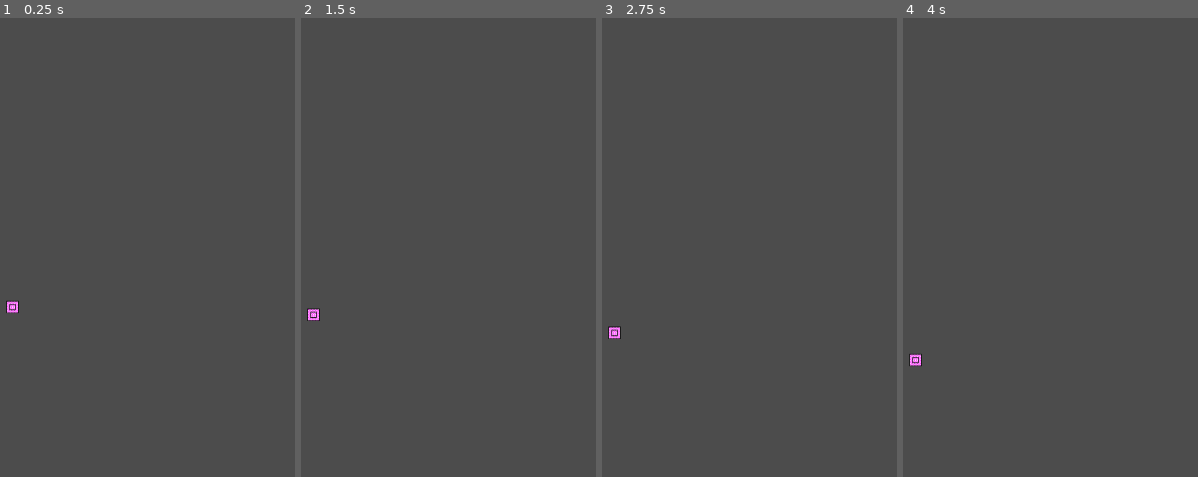
Above: before the commit, frames 1-4 (left to right).
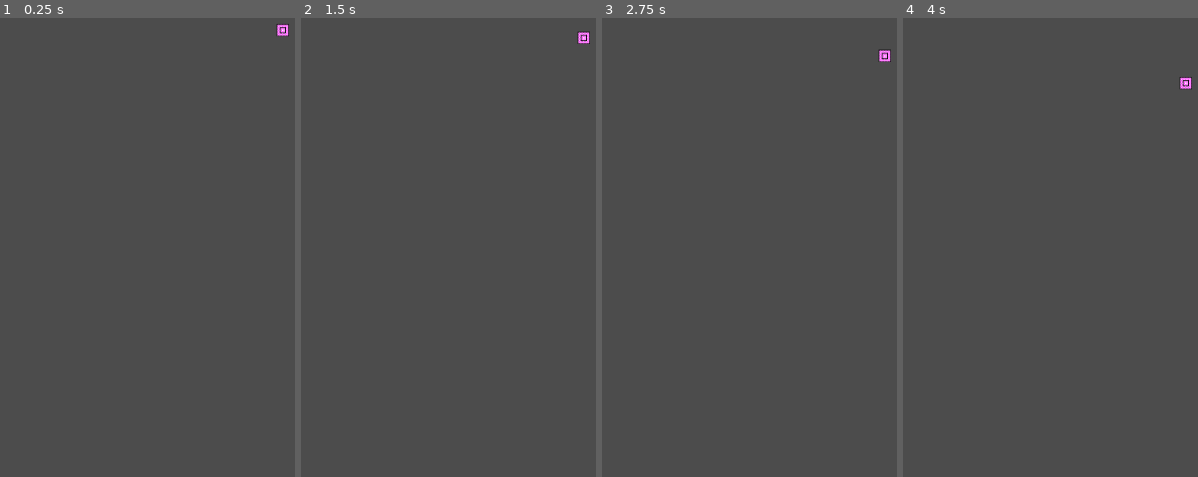
Above: after the commit, the same moments.

Repository: xFrednet/spaceship-factory
Game: Godot game, scene res://scene/space/space.tscn
Same seed, same stepped clock (60 frames per second), same inputs: the game is played once before the commit and once after it. This scene is started directly instead of the project's main scene.
Inputs:
- Up to frame 1 (0.25 s): no input
- Up to frame 2 (1.5 s): tap Enter at 0.5 s; tap Space at 1.25 s
- Up to frame 3 (2.75 s): tap Enter at 2 s
- Up to frame 4 (4 s): no input

The runs differ from the first frame. In frame 1, 0.2% of the frame differs, in the area x 2-98%, y 1-65%; in frame 2, 0.2%; in frame 3, 0.2%, in the area x 2-98%, y 6-70%; in frame 4, 0.2%.

Commit message:
Added a despawn timer for items, entities and nodes in general #37

Diff:
--- /dev/null
+++ b/entity/despawn_timer.gd
@@ -0,0 +1,27 @@
+extends Timer
+
+class_name DespawnTimer
+
+# This despawns (i.e. removes) the parent from the scene. This is done by
+# removing the parent and it's children from the tree and queueing it to be
+# freed.
+#
+# The timeout will first call on_despawn if the method exists. Note that
+# this doesn't stop the removement from the working tree. This is just ment for
+# animations and so on
+
+func _init(despawn_time: float):
+	connect("timeout", self, "_on_timeout")
+	set_wait_time(despawn_time)
+	set_autostart(true)
+
+func refresh_timer():
+	start(0)
+
+func _on_timeout():
+	var parent = get_parent()
+	if parent.has_method("on_despawn"):
+		parent.on_despawn()
+
+	parent.get_parent().remove_child(parent)
+	parent.queue_free()
--- a/entity/item_entity.gd
+++ b/entity/item_entity.gd
@@ -2,6 +2,7 @@
 class_name ItemEntity
 
 const COLLISION_RADIUS = 8.0
+const DESPAWN_TIMER = 100.0
 
 var _item_stack : ItemStack
 
@@ -19,3 +20,5 @@
 	shape.set_radius(COLLISION_RADIUS)
 	collision.set_shape(shape)
 	add_child(collision)
+
+	add_child(DespawnTimer.new(DESPAWN_TIMER))
--- a/entity/item_entity_spawner.gd
+++ b/entity/item_entity_spawner.gd
@@ -9,7 +9,7 @@
 func _ready():
 	pass
 
-func _process(delta):
+func _process(_delta):
 	var item_stack = ItemStack.new(_item_id, _count)
 	var item_entity = ItemEntity.new(item_stack)
 	item_entity.set_position(self.get_position())
--- a/project.godot
+++ b/project.godot
@@ -13,6 +13,11 @@
 "class": "CommonStorage",
 "language": "GDScript",
 "path": "res://item/storage/common_storage.gd"
+}, {
+"base": "Timer",
+"class": "DespawnTimer",
+"language": "GDScript",
+"path": "res://entity/despawn_timer.gd"
 }, {
 "base": "RigidBody2D",
 "class": "ItemEntity",
@@ -71,6 +76,7 @@
 } ]
 _global_script_class_icons={
 "CommonStorage": "",
+"DespawnTimer": "",
 "ItemEntity": "",
 "ItemEntitySpawner": "",
 "ItemInfo": "",
--- a/scene/space/space.tscn
+++ b/scene/space/space.tscn
@@ -15,6 +15,6 @@
 }
 
 [node name="ItemEntitySpawner" type="Node2D" parent="."]
-position = Vector2( 57, 382 )
+position = Vector2( 403, 27 )
 script = ExtResource( 2 )
 _item_id = "i:duck"
